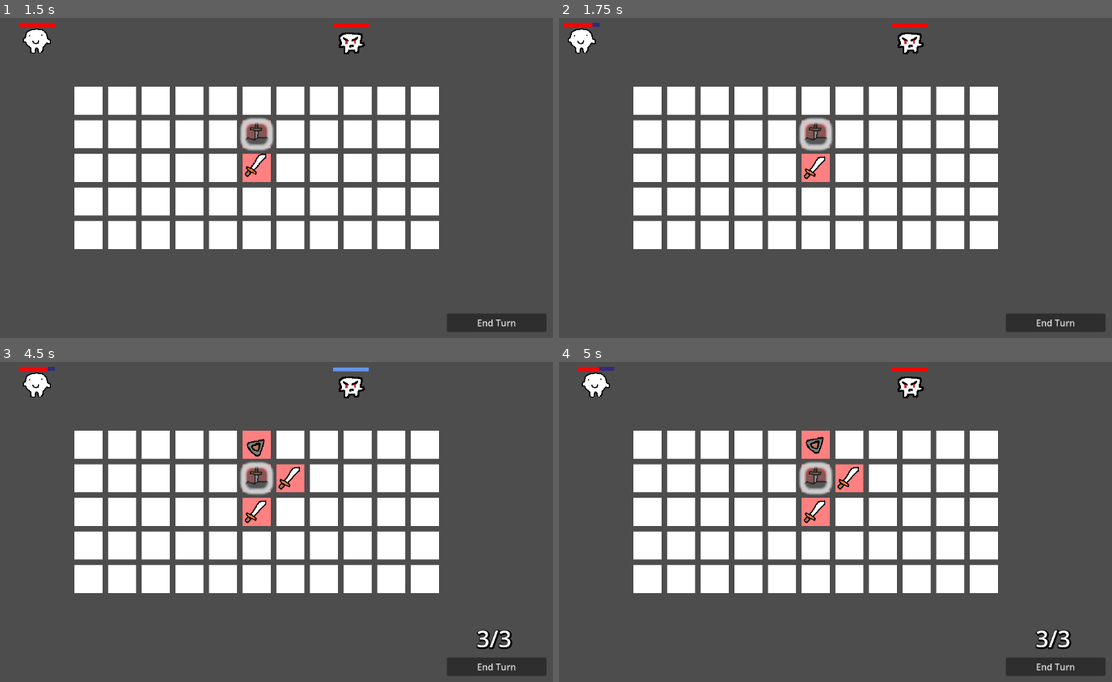
Above: before the commit, frames 1-4 (two rows, left to right).
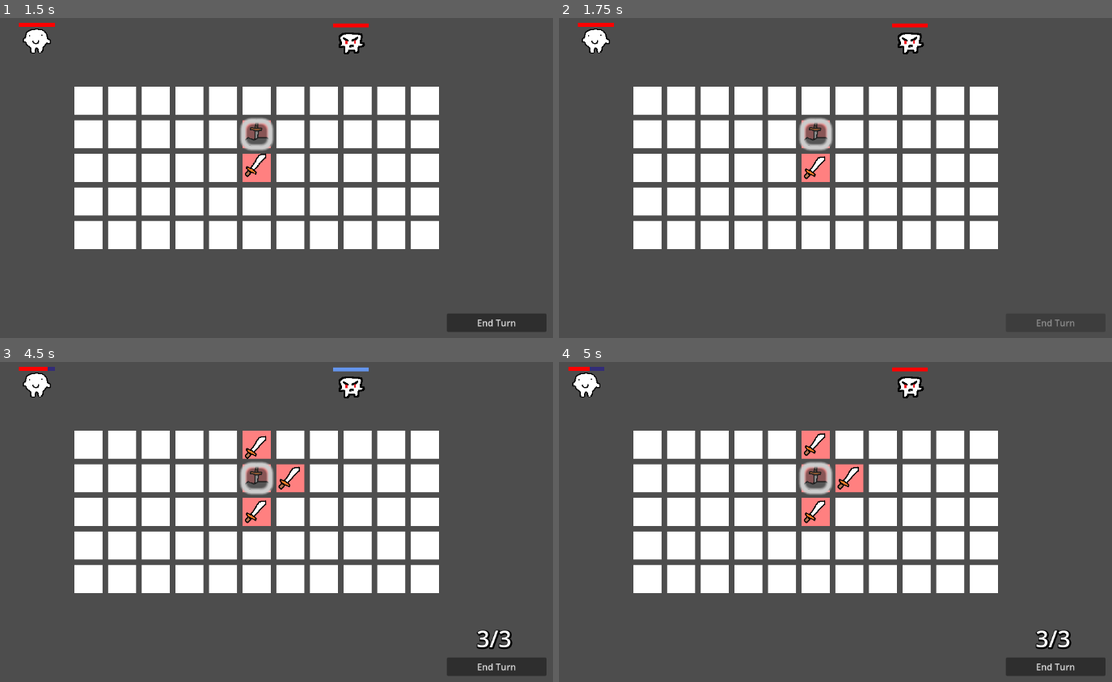
Above: after the commit, the same moments.

Repository: JavipopotterUniversityVersion/The-Merge
Game: Godot game, scene res://Scenes/GameScene.tscn
Two runs of this game, one before a commit and one after it. Both use one fixed random seed, a clock stepped at 60 frames per second and the inputs below.
Inputs (mouse positions are in pixels of both pictures, inside the frame that each line leads up to):
- Up to frame 1 (1.5 s): click "End Turn" at 0.5 s; click (254, 133) at 1.25 s
- Up to frame 2 (1.75 s): no input
- Up to frame 3 (4.5 s): click "End Turn" at 2 s; click (254, 477) at 2.75 s; click "End Turn" at 3.5 s; click (254, 477) at 4.25 s
- Up to frame 4 (5 s): no input

Frame 1 is identical in both runs. In frame 2, 0.5% of the frame differs, in the area x 0-94%, y 1-97%; in frame 3, 0.2%; in frame 4, 0.5%, in the area x 1-49%, y 1-30%.

Commit message:
Added Rewards

Diff:
--- a/Scenes/WinScene.tscn
+++ b/Scenes/WinScene.tscn
@@ -1,6 +1,8 @@
-[gd_scene load_steps=3 format=3 uid="uid://chpi7xeh8i83j"]
+[gd_scene load_steps=5 format=3 uid="uid://chpi7xeh8i83j"]
 
 [ext_resource type="Script" path="res://Scripts/Load_Scene_Button.gd" id="1_uu177"]
+[ext_resource type="Script" path="res://Scripts/Item_Reward_Button.gd" id="2_d45wh"]
+[ext_resource type="Texture2D" uid="uid://bulss842b4k8a" path="res://Sprites/Poison/Poison_0.png" id="2_lalxd"]
 
 [sub_resource type="LabelSettings" id="LabelSettings_7nkc1"]
 font_size = 46
@@ -52,4 +54,29 @@
 offset_bottom = -12.0
 text = "Continue"
 script = ExtResource("1_uu177")
-scene = "OverWorldScene"
+scene = "MainMenu"
+
+[node name="Rewards" type="Control" parent="Panel"]
+layout_mode = 1
+anchors_preset = 15
+anchor_right = 1.0
+anchor_bottom = 1.0
+offset_top = 113.0
+offset_bottom = -47.0
+grow_horizontal = 2
+grow_vertical = 2
+
+[node name="Button" type="Button" parent="Panel/Rewards"]
+layout_mode = 1
+anchors_preset = -1
+anchor_left = 0.008
+anchor_right = 1.005
+anchor_bottom = 0.139
+offset_left = -8.416
+offset_right = -0.26001
+offset_bottom = 0.0679932
+grow_horizontal = 2
+text = "fdgdf"
+icon = ExtResource("2_lalxd")
+icon_alignment = 2
+script = ExtResource("2_d45wh")
--- a/Scripts/Entity/Health_Handler.gd
+++ b/Scripts/Entity/Health_Handler.gd
@@ -7,10 +7,12 @@
 
 var _shield:int = 0
 
-var _altered_states = []
+var _altered_states = {}
 
 signal on_heal
 signal on_add_shield
+
+signal on_attack
 
 signal on_get_damage
 signal on_shield_damage
@@ -78,9 +80,28 @@
 	emit_signal("on_shield_damage", 0)
 
 func turn_start():
-	for state in _altered_states:
-		await state["start"].call(self)
+	var states_to_remove = []
+
+	for state in _altered_states.values():
+		await state["start"].call()
+
+		if(state.power <= 0):
+			state["exit"].call()
+			states_to_remove.push_back(state)
+
+	for state in states_to_remove:
+		_altered_states.erase(state)
 
 func turn_end():
-	for state in _altered_states:
-		await state["end"].call(self)
+	pass
+#	for state in _altered_states:
+#		await state["end"].call()
+
+func add_altered_state(state, power):
+	if(_altered_states.has(state)):
+		_altered_states[state].power + power;
+	else:
+		var a_altered_state = Altered_States.get_altered_state(state, self)
+		a_altered_state.power = power
+		_altered_states[state] = a_altered_state
+		a_altered_state["set"].call()
--- a/Scripts/Item/Dragable_Item.gd
+++ b/Scripts/Item/Dragable_Item.gd
@@ -43,6 +43,6 @@
 				var target = _combat_manager.is_over_entity(get_parent())
 
 				if(target != null):
-					_item_data.action.call(target)
+					_item_data.trigger(target)
 				else: if(_grid_master.add_object(get_parent()) == false):
 					_grid_master.add_object_to_pos(get_parent(), _last_pos)
--- a/Scripts/Item/Item_Data.gd
+++ b/Scripts/Item/Item_Data.gd
@@ -6,6 +6,15 @@
 var action:Callable
 var allie_is_target:bool = false
 var _player:Sprite2D
+var _triggers:int = 1
+
+var free = false
+
+func trigger(target):
+	for trigger in range(0, _triggers):
+		await action.call(target)
+
+	if free: get_parent().queue_free()
 
 func init(name, level):
 	_type = name
--- /dev/null
+++ b/Scripts/Item_Reward_Button.gd
@@ -0,0 +1,14 @@
+extends Button
+var item:String
+
+# Called when the node enters the scene tree for the first time.
+func _ready():
+	var index = randi_range(0, Data_Base.items.size()-1)
+	var item = Data_Base.items[index]
+
+	text = item
+	icon = load("res://Sprites/" + item + "/" + item + "_0.png")
+
+	button_up.connect(func():
+		Inventory.add_item(item)
+		hide())
--- /dev/null
+++ b/Scripts/Managers/Altered_States.gd
@@ -0,0 +1,31 @@
+extends Node
+class_name Altered_States
+
+static func get_altered_state(state, entity:Health_Handler):
+	var altered_state = {}
+
+	match state:
+		'Poison':
+			altered_state.set = func():
+				pass
+
+			altered_state.start = func():
+				entity.get_damage(altered_state.power)
+				altered_state.power -= 1
+				await entity.get_tree().create_timer(1).timeout
+
+			altered_state.exit = func():
+				pass
+
+		'Fire':
+			altered_state.set = func():
+				entity.on_attack.connect(func():
+					entity.get_damage(altered_state.power))
+
+			altered_state.start = func():
+				pass
+
+			altered_state.exit = func():
+				pass
+
+	return altered_state
--- a/Scripts/Managers/Data_Base.gd
+++ b/Scripts/Managers/Data_Base.gd
@@ -1,24 +1,40 @@
 class_name Data_Base
 extends Node
+
+static var items = [
+	"Sword",
+	"Shield",
+	"Poison"
+]
 
 static func set_item_parameters(item:Item_Data):
 	match item._type:
 		'Sword':
 			item.allie_is_target = false
 			item.action = func(entity):
-				item.get_parent().queue_free()
+				item.free = true
 				var level = item._level
-				TweensData.get_tween("attack_right").call({
-					"object" : item._player,
+				var player = item._player
+				await TweensData.get_tween("attack_right").call({
+					"object" : player,
 					"duration" : 0.2,
-					"call_back" : func(): entity.get_damage(pow(2.5, level+1)),
+					"call_back" : func():
+						entity.get_damage(pow(2.5, level+1))
+						player.emit_signal("on_attack"),
 				})
 
 		'Shield':
 			item.allie_is_target = true
 			item.action = func(entity):
-				item.get_parent().queue_free()
+				item.free = true
 				entity.add_shield(pow(2.25, item._level+1))
+
+		'Poison':
+			item.allie_is_target = false
+			item.action = func(entity):
+				item.free = true
+				var level = item._level
+				entity.add_altered_state("Poison", pow(2.25, item._level))
 
 static func set_enemy_parameters(enemies_instances):
 	var set = enemies_sets[randi_range(0, enemies_sets.size()-1)]
@@ -46,8 +62,9 @@
 			TweensData.get_tween("attack_left").call({
 				"object" : this,
 				"duration" : 0.2,
-				"call_back" : func(): other.get_damage(this.get_meta("damage"))
-				})
+				"call_back" : func():
+					other.get_damage(this.get_meta("damage"))
+					this.emit_signal("on_attack")})
 			await this.get_tree().create_timer(0.2).timeout,
 
 	"shield" :
@@ -75,7 +92,5 @@
 }
 
 static var enemies_sets = [
-	["John"],
-	["John", "Mario"],
-	["Mario", "John", "John"],
+	["John"]
 ]
--- a/Scripts/Managers/Inventory.gd
+++ b/Scripts/Managers/Inventory.gd
@@ -1,7 +1,7 @@
 class_name Inventory
 extends Node
 
-static var items = ["Sword", "Shield"]
+static var items = ["Sword"]
 
 static func remove_item(item_name):
 	items.erase(item_name)
--- a/Scripts/Managers/Tweens_DataBase.gd
+++ b/Scripts/Managers/Tweens_DataBase.gd
@@ -22,7 +22,7 @@
 			tween.tween_property(context.object, 'position', init_pos + Vector2(50,0), context.duration*2/4)
 			tween.tween_property(context.object, 'position', init_pos - Vector2(100,0) , context.duration/4)
 			tween.tween_property(context.object, 'position', init_pos, context.duration/4)
-			await context.object.get_tree().create_timer(context.duration/1.5).timeout
+			await context.object.get_tree().create_timer(context.duration).timeout
 			context.call_back.call()
 			emit_signal("on_animation_end"),
 
@@ -33,7 +33,7 @@
 			tween.tween_property(context.object, 'position', init_pos - Vector2(50,0), context.duration*2/4)
 			tween.tween_property(context.object, 'position', init_pos + Vector2(100,0) , context.duration/4)
 			tween.tween_property(context.object, 'position', init_pos, context.duration/4)
-			await context.object.get_tree().create_timer(context.duration/1.5).timeout
+			await context.object.get_tree().create_timer(context.duration).timeout
 			context.call_back.call()
 			emit_signal("on_animation_end"),
 
Binary file added: Sprites/Poison/Poison_0.png
Not shown, added: Sprites/Poison/Poison_0.png.import
Binary file added: Sprites/Poison/Poison_1.png
Not shown, added: Sprites/Poison/Poison_1.png.import
Binary file added: Sprites/Poison/Poison_2.png
Not shown, added: Sprites/Poison/Poison_2.png.import
